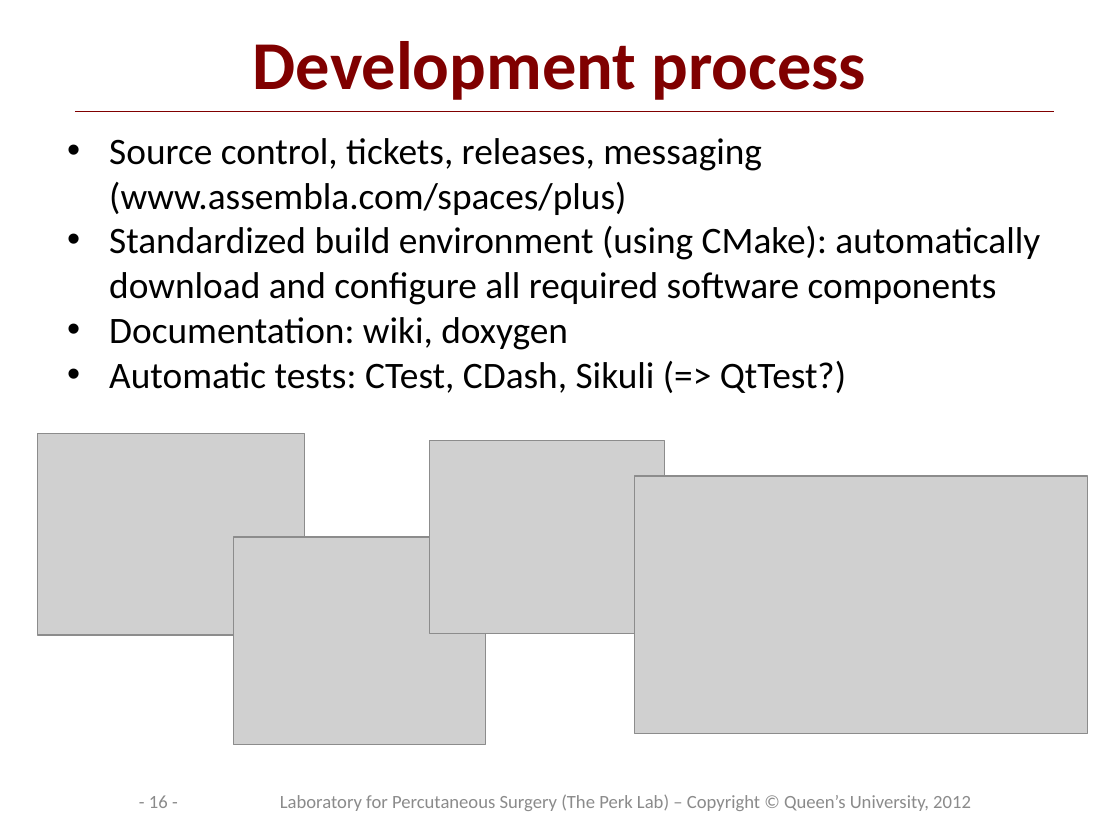
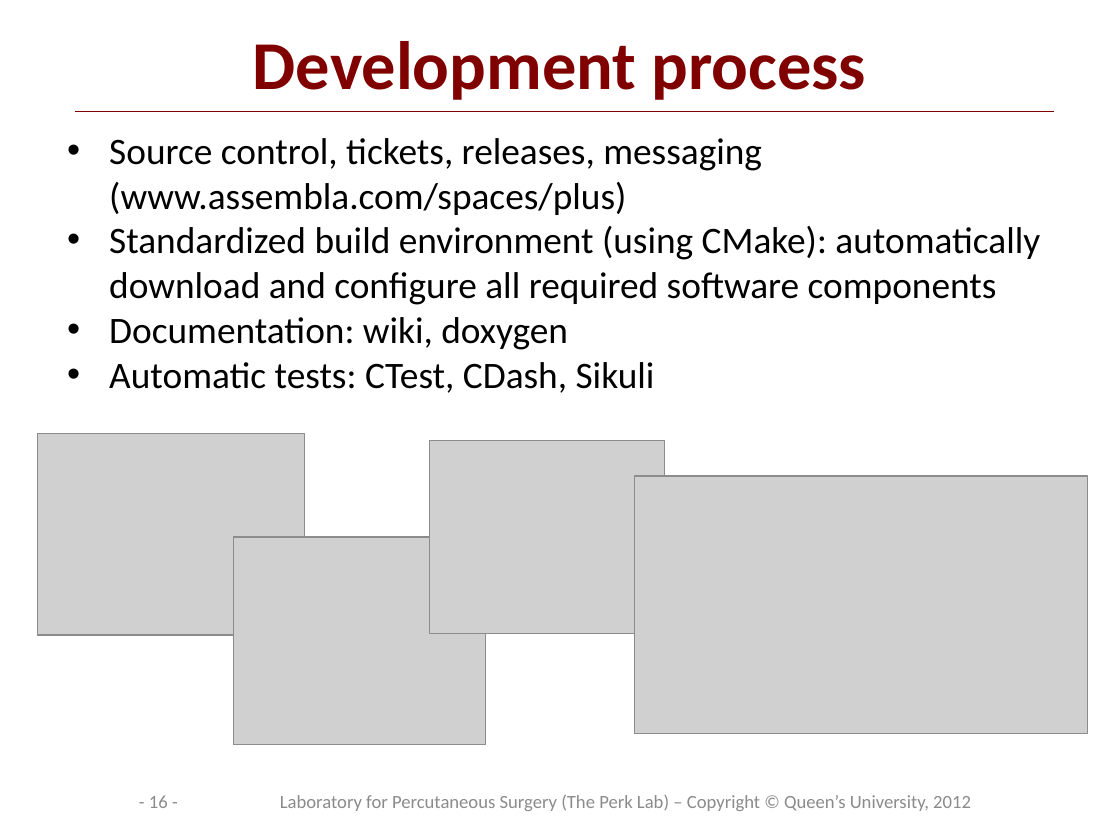
Before and after one commit to thewtex/Plus, a slide deck: slide 16 of doc/overview/PlusOverview.pptx. Drawn at 1120x840 pixels with LibreOffice and Linux fonts; fonts in the diff are those of the drawing; grey boxes stand for pictures; background and template pictures are left out. Boxes give left, top, right and bottom in pixels: in the first picture for what was removed or moved away, otherwise in the second. Text is boxed around its words. In the diff, an @@ line names an element or a change of style, - is before the commit and + after.

```diff
--- a/doc/overview/PlusOverview.pptx
+++ b/doc/overview/PlusOverview.pptx
@@ text at <box>109,362,655,393</box>: text changed @@
-• Automatic tests: CTest, CDash, Sikuli (=> QtTest?)
+• Automatic tests: CTest, CDash, Sikuli
```
Also in this commit, not shown: 5 other slides changed.
